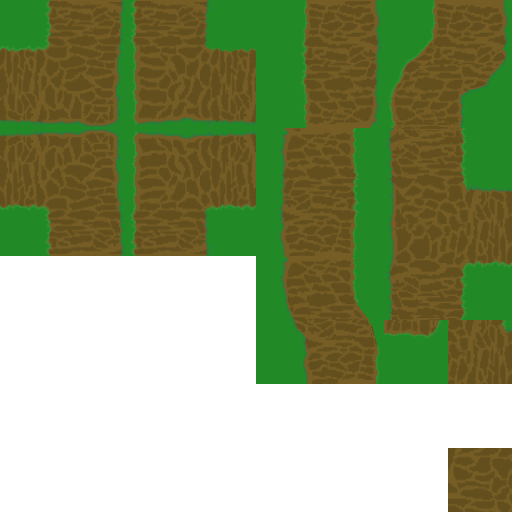
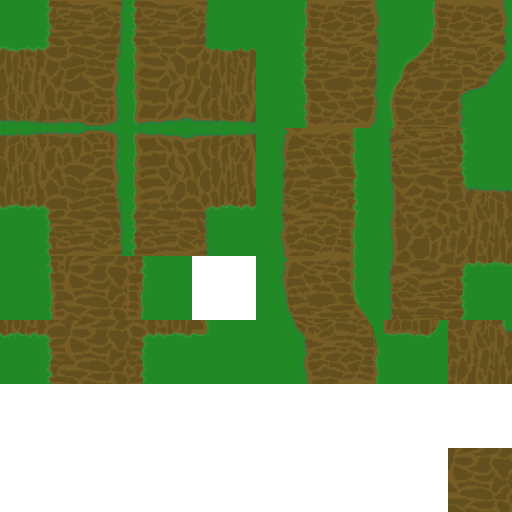
Comparing the layer stacks of the two (512, 512) images. Changes:
added layer "Background Merged" (1st of 11) above "Background Merged" over [0, 256, 192, 320]
added layer "Background Merged" (5th of 11) above "Background Merged" over [0, 256, 91, 346]
added layer "Background Merged" (6th of 11) above "Background Merged" over [26, 256, 218, 346]
added layer "Background Merged" (7th of 11) above "Background Merged" over [1, 320, 256, 384]
added layer "Background Merged" (8th of 11) above "Background Merged" over [128, 320, 192, 384]
added layer "Background Merged" (9th of 11) above "Paint Layer 1" over [0, 320, 65, 384]
added layer "Paint Layer 1" above "Background Merged" over [0, 256, 128, 384]
added layer "Background Merged" (10th of 11) above "Background Merged" over [71, 256, 256, 384]
painted on "Background Merged" (11th of 11) over [0, 256, 256, 384]
